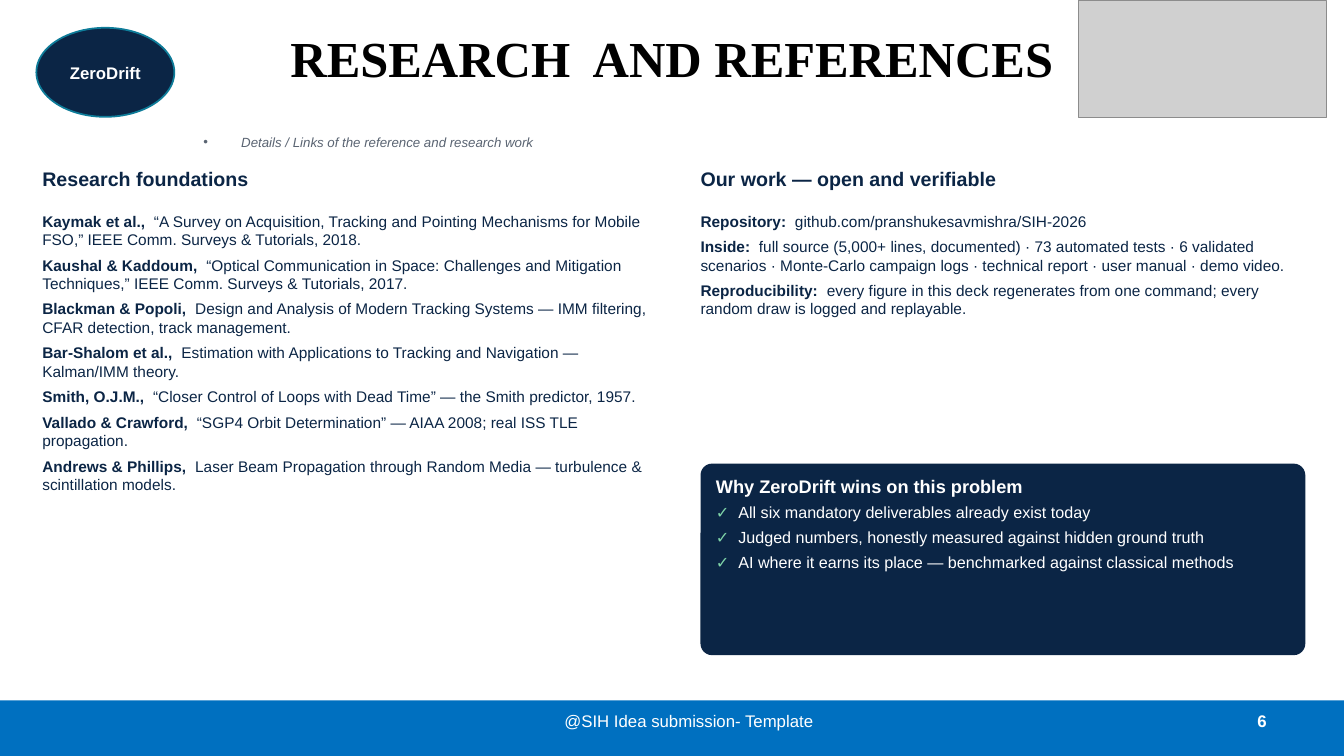
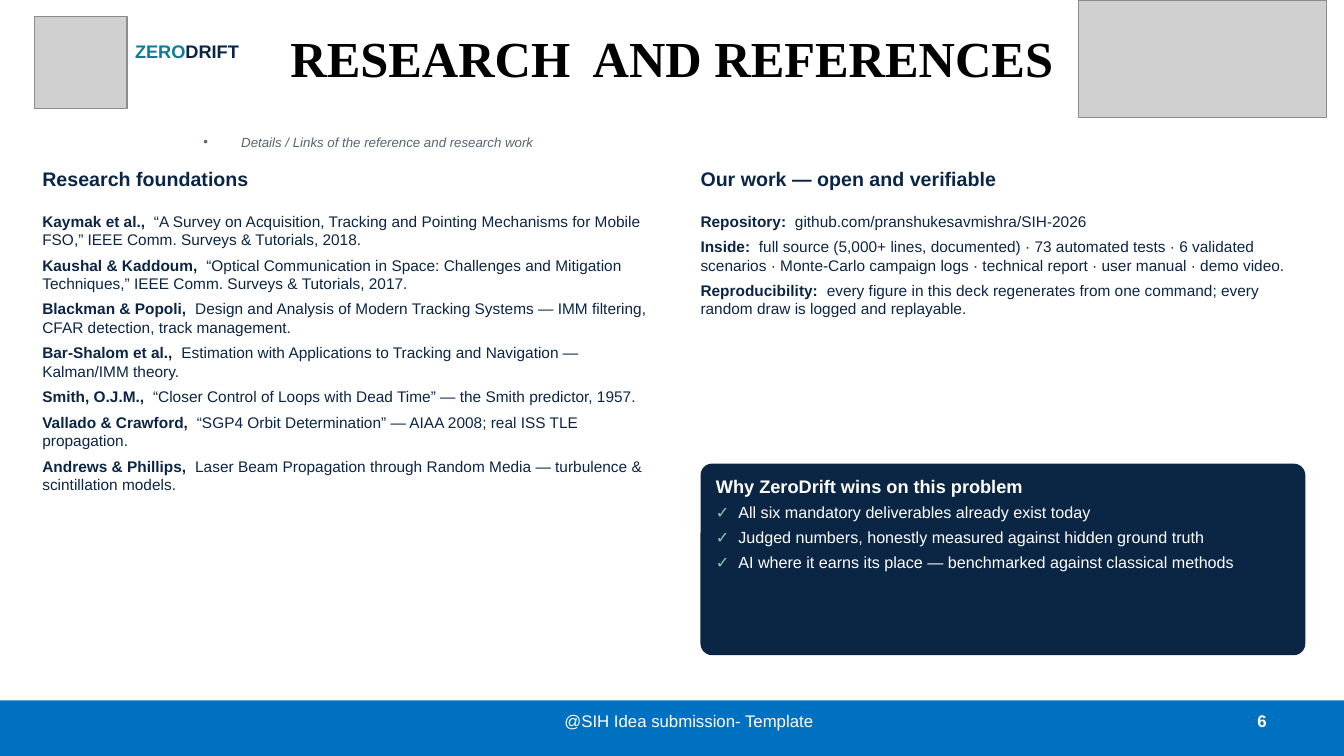
Before and after one commit to pranshukesavmishra/SIH2026, a slide deck: slide 6 of docs/submission/ZeroDrift_SIH26169.pptx. Drawn at 1344x756 pixels with LibreOffice and Linux fonts; fonts in the diff are those of the drawing; grey boxes stand for pictures. Boxes give left, top, right and bottom in pixels: in the first picture for what was removed or moved away, otherwise in the second. Text is boxed around its words. In the diff, an @@ line names an element or a change of style, - is before the commit and + after.

```diff
--- a/docs/submission/ZeroDrift_SIH26169.pptx
+++ b/docs/submission/ZeroDrift_SIH26169.pptx
@@ picture added at bbox=[34, 16, 127, 109] @@
@@ ellipse removed at bbox=[36, 28, 174, 117] @@
-ZeroDrift
@@ text added at bbox=[135, 45, 239, 58], 13 pt, text #0B2545, bold @@
+ZERODRIFT
```
Also in this commit, not shown: 5 other slides changed, 4 other files.
